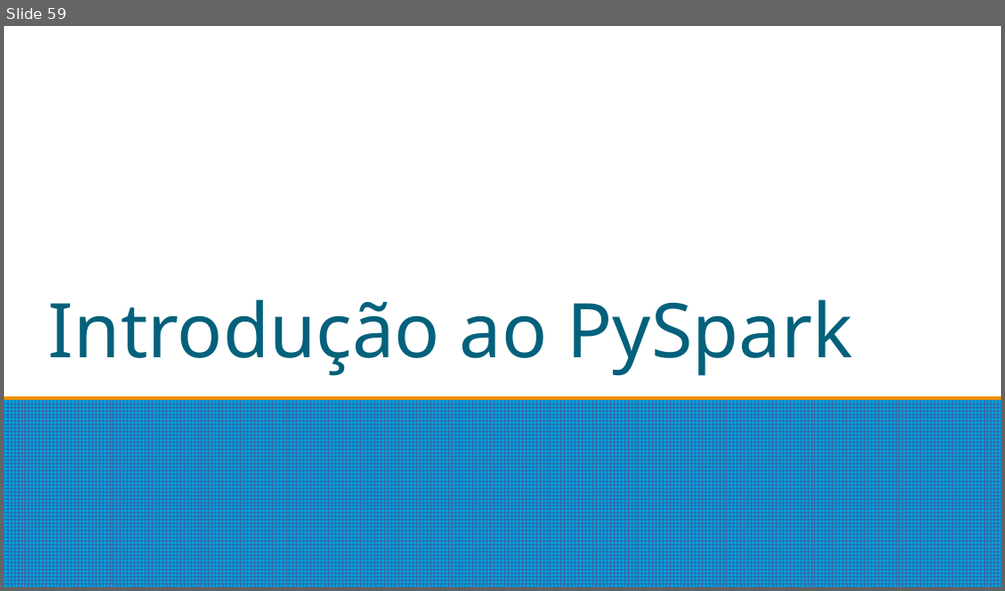
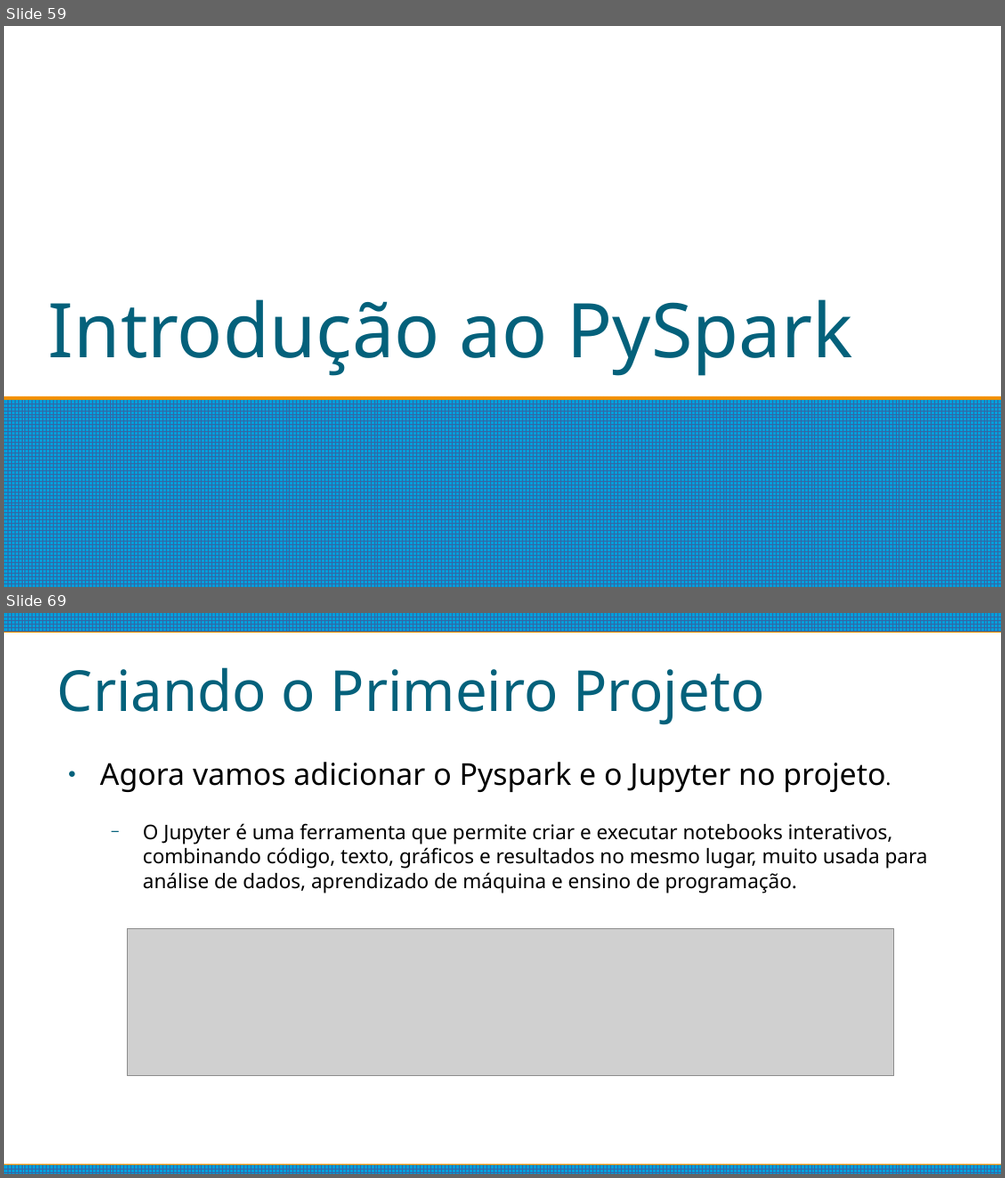
Before and after one commit to matheushpalves/estacioBigData, a slide deck: Introdução.odp. Shown one above the other, each under a label of ours: slide 59 before the commit, slides 59 and 69 after it; the slides between them are not shown. The pictures are 1005x591 and 1005x1178 pixels, drawn with LibreOffice and Linux fonts; fonts in the diff are those of the drawing; grey boxes stand for pictures. Boxes give left, top, right and bottom in pixels: in the first picture for what was removed or moved away, otherwise in the second. Text is boxed around its words. In the diff, an @@ line names an element or a change of style, - is before the commit and + after.

```diff
--- a/Introdução.odp
+++ b/Introdução.odp
@@ slide 69 added at (4,613,1001,1174), background #FFFFFF @@
@@ rectangle added at (4,613,1001,631), fill pattern #3465A4 on #009EDA @@
@@ title added at (57,667,764,725), 45 pt, text #04617B @@
+Criando o Primeiro Projeto
@@ text added at (100,762,928,893), 16 pt, text #000000 @@
+● Agora vamos adicionar o Pyspark e o Jupyter no projeto.
+  − O Jupyter é uma ferramenta que permite criar e executar notebooks interativos, combinando código, texto, gráficos e resultados no mesmo lugar, muito usada para análise de dados, aprendizado de máquina e ensino de programação.
@@ picture added at (127,929,894,1076) @@
@@ rectangle added at (4,1165,1001,1174), fill pattern #3465A4 on #009EDA @@
```
Also in this commit, not shown: 1 slide changed, 13 other slides added.
